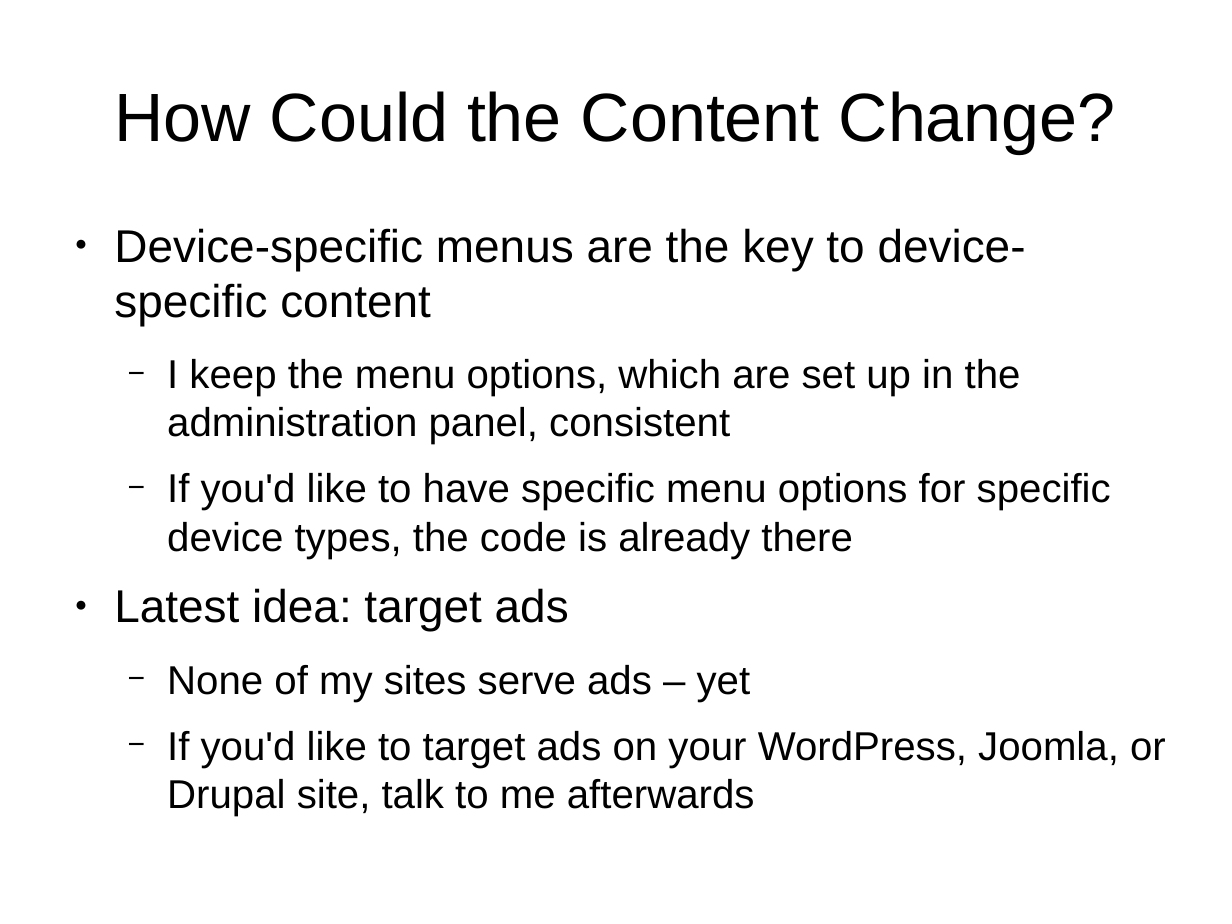
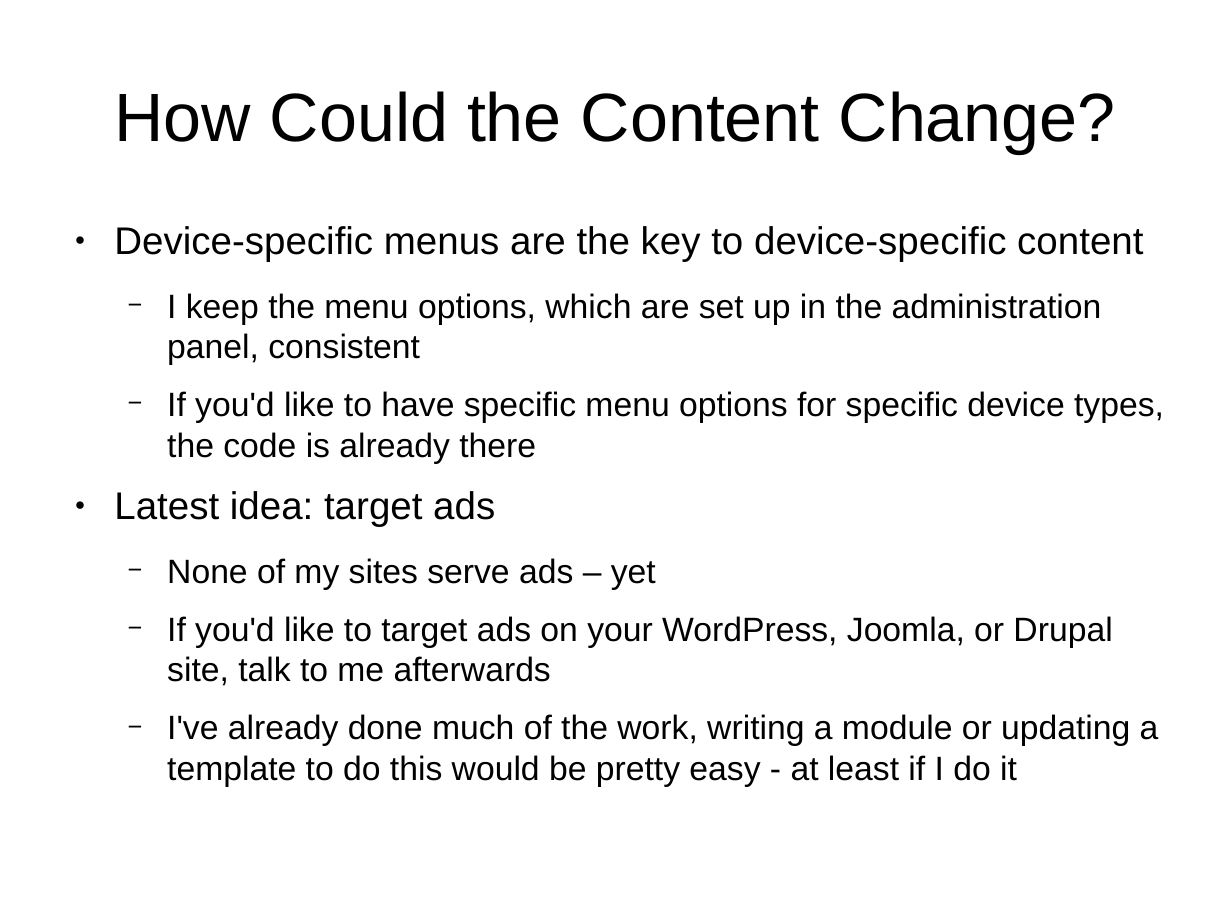
Before and after one commit to tomwhartung/jmws_accoutrements, a slide deck: slide 10 of presentations/2016_04-AWD_in_PHP_CMSes/AWD_in_PHP_CMSes-slides.odp. Drawn at 1232x924 pixels with LibreOffice and Linux fonts; fonts in the diff are those of the drawing. Boxes give left, top, right and bottom in pixels: in the first picture for what was removed or moved away, otherwise in the second. Text is boxed around its words. In the diff, an @@ line names an element or a change of style, - is before the commit and + after.

```diff
--- a/presentations/2016_04-AWD_in_PHP_CMSes/AWD_in_PHP_CMSes-slides.odp
+++ b/presentations/2016_04-AWD_in_PHP_CMSes/AWD_in_PHP_CMSes-slides.odp
@@ text at <box>114,226,1164,686</box>: size 29.6 to 24.8 pt in "Device-specific menus are the key to device-specific ...", "Latest idea: target ads"; size 25.9 to 21.7 pt in "I keep the menu options, which are ...", "If you'd like to have specific menu ...", "None of my sites serve ads – ...", "If you'd like to target ads on ..." @@
@@ text at <box>167,714,1159,787</box>: paragraph added @@
+  − I've already done much of the work, writing a module or updating a template to do this would be pretty easy - at least if I do it
```
Also in this commit, not shown: 3 slides removed.
